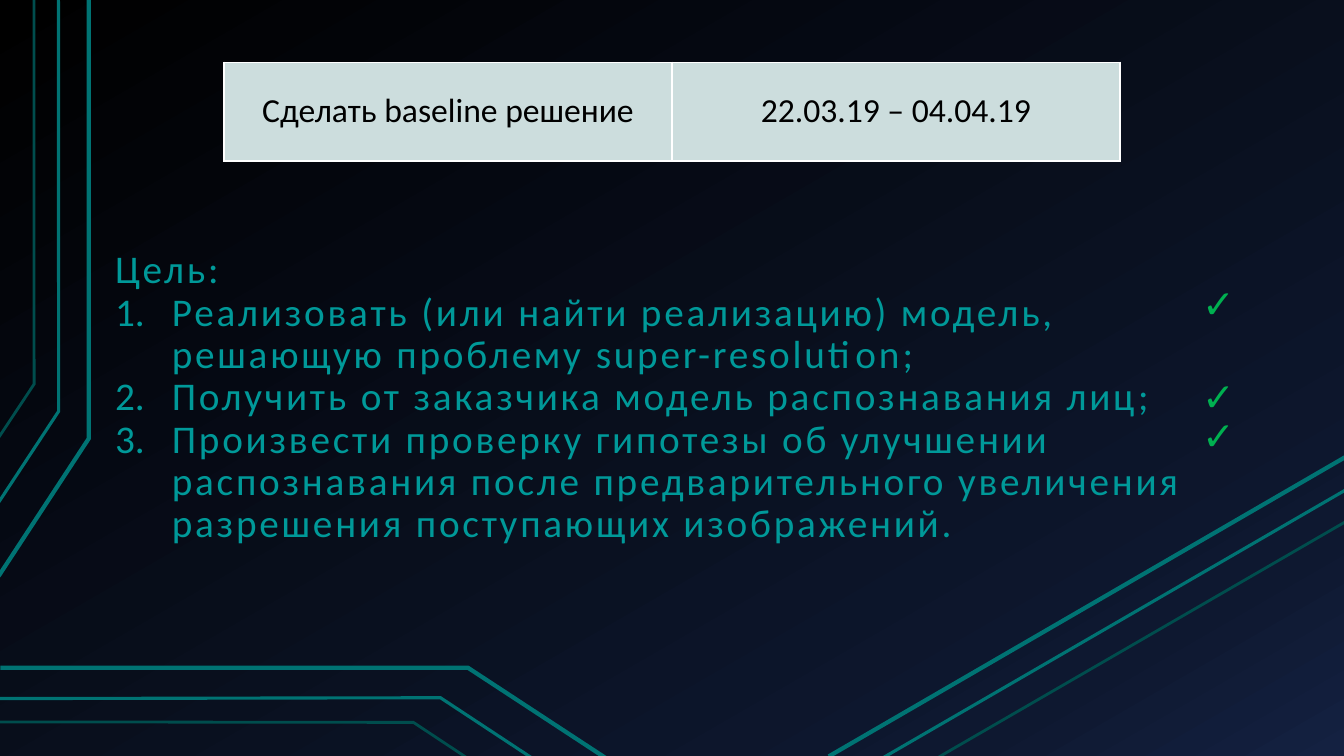
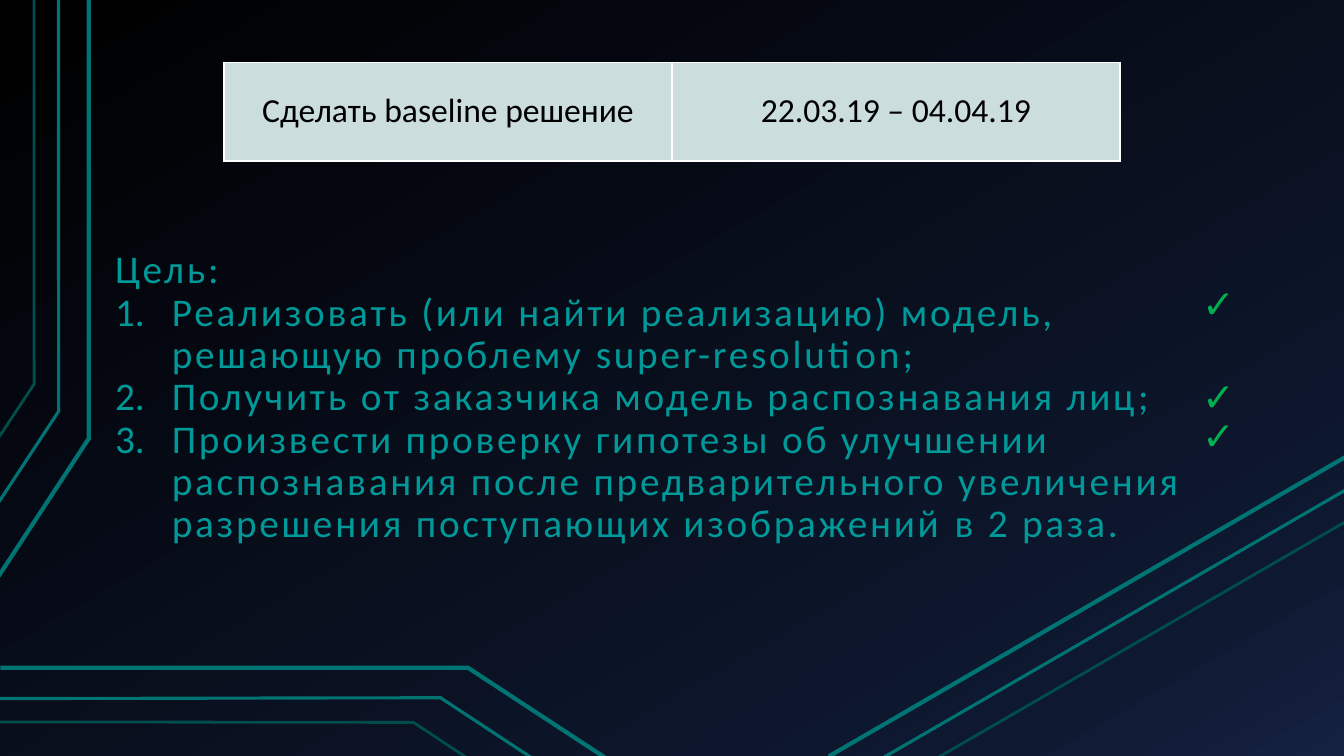
Before and after one commit to NikitiusD/Person-recognizer-with-Face-Detection-and-Super-Resolution, a slide deck: slide 8 of Улучшение качества изображений.pptx. Drawn at 1344x756 pixels with LibreOffice and Linux fonts; fonts in the diff are those of the drawing. Boxes give left, top, right and bottom in pixels: in the first picture for what was removed or moved away, otherwise in the second. Text is boxed around its words. In the diff, an @@ line names an element or a change of style, - is before the commit and + after.

```diff
--- a/Улучшение качества изображений.pptx
+++ b/Улучшение качества изображений.pptx
@@ subtitle at box(172, 426, 1178, 544): text changed @@
-3. Произвести проверку гипотезы об улучшении распознавания после предварительного увеличения разрешения поступающих изображений.
+3. Произвести проверку гипотезы об улучшении распознавания после предварительного увеличения разрешения поступающих изображений в 2 раза.
```
Also in this commit, not shown: 1 other slide changed, 2 slides added, 5 other files.
